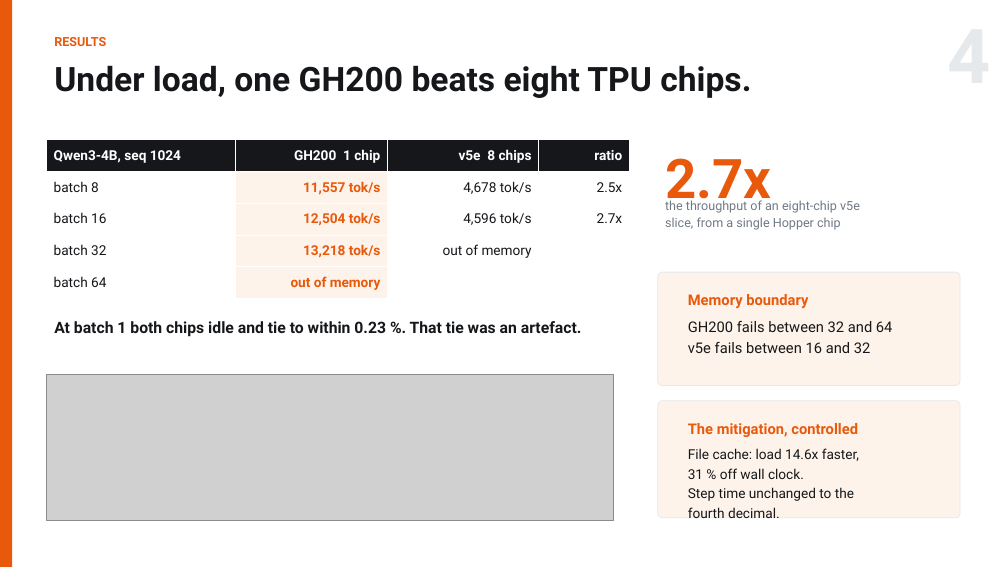
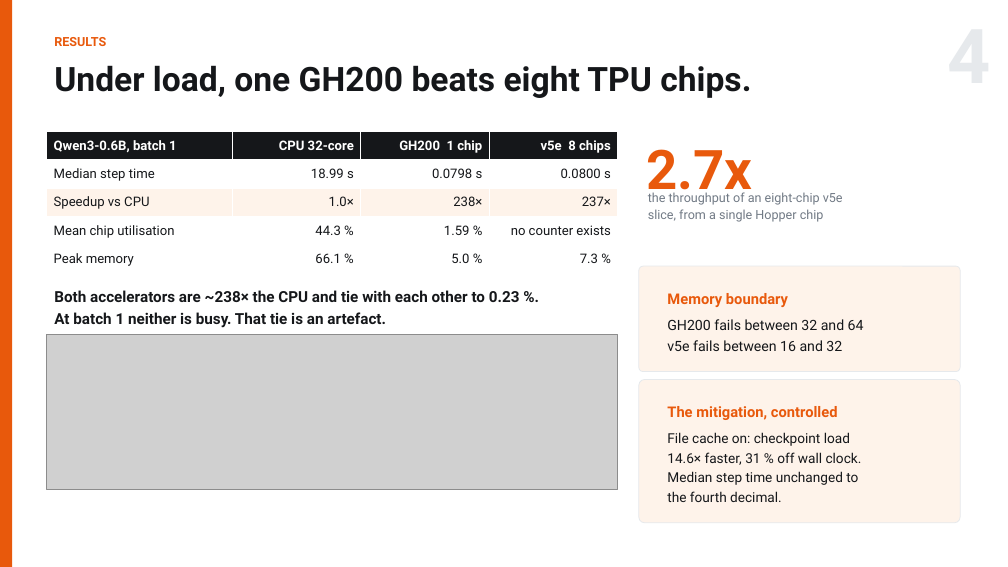
Before and after one commit to RN0L/qwen3-icd10-scaling, a slide deck: slide 4 of slides/ME344_Final_Arnold_Hambuch.pptx. Drawn at 1008x567 pixels with LibreOffice and Linux fonts; fonts in the diff are those of the drawing; grey boxes stand for pictures. Boxes give left, top, right and bottom in pixels: in the first picture for what was removed or moved away, otherwise in the second. Text is boxed around its words. In the diff, an @@ line names an element or a change of style, - is before the commit and + after.

```diff
--- a/slides/ME344_Final_Arnold_Hambuch.pptx
+++ b/slides/ME344_Final_Arnold_Hambuch.pptx
@@ table at box(47, 132, 618, 274) @@
-row 1: Qwen3-4B, seq 1024 | GH200 1 chip | v5e 8 chips | ratio
+row 1: Qwen3-0.6B, batch 1 | CPU 32-core | GH200 1 chip | v5e 8 chips
-row 2: batch 8 | 11,557 tok/s | 4,678 tok/s | 2.5x
+row 2: Median step time | 18.99 s | 0.0798 s | 0.0800 s
-row 3: batch 16 | 12,504 tok/s | 4,596 tok/s | 2.7x
+row 3: Speedup vs CPU | 1.0× | 238× | 237×
-row 4: batch 32 | 13,218 tok/s | out of memory | 
+row 4: Mean chip utilisation | 44.3 % | 1.59 % | no counter exists
-row 5: batch 64 | out of memory |  | 
+row 5: Peak memory | 66.1 % | 5.0 % | 7.3 %
@@ fill #FEF3EA to #FFFFFF in 3 cells @@
@@ fill #FFFFFF to #FEF3EA in 3 cells @@
@@ table: place and size @@
-table at box(47, 140, 629, 299)
+table at box(47, 132, 618, 274)
@@ text "2.7x": place and size @@
-text "2.7x" at box(665, 158, 771, 211)
+text "2.7x" at box(646, 149, 752, 203)
@@ text "the throughput of an eight-chip ...": place and size @@
-text "the throughput of an eight-chip ..." at box(665, 198, 860, 230)
+text "the throughput of an eight-chip ..." at box(648, 192, 843, 222)
@@ rounded rectangle: place and size @@
-rounded rectangle at box(658, 272, 960, 386)
+rounded rectangle at box(639, 266, 960, 371)
@@ text at box(54, 290, 520, 328): text changed; size 15 to 14.5 pt @@
-At batch 1 both chips idle and tie to within 0.23 %. That tie was an artefact.
+Both accelerators are ~238× the CPU and tie with each other to 0.23 %.
+At batch 1 neither is busy. That tie is an artefact.
@@ text "Memory boundary": place and size @@
-text "Memory boundary" at box(688, 294, 808, 308)
+text "Memory boundary" at box(667, 293, 788, 307)
@@ text "GH200 fails between 32 and ...": place and size @@
-text "GH200 fails between 32 and ..." at box(688, 321, 893, 353)
+text "GH200 fails between 32 and ..." at box(667, 319, 864, 351)
@@ text "GH200 fails between 32 and ..." at box(667, 319, 864, 351): size 14 to 13.5 pt @@
@@ picture: place and size @@
-picture at box(47, 374, 614, 521)
+picture at box(47, 334, 618, 489)
@@ rounded rectangle: place and size @@
-rounded rectangle at box(658, 401, 960, 518)
+rounded rectangle at box(639, 380, 960, 523)
@@ text "The mitigation, controlled": place and size @@
-text "The mitigation, controlled" at box(688, 423, 858, 437)
+text "The mitigation, controlled" at box(667, 406, 838, 420)
@@ text at box(667, 432, 862, 502): text changed @@
-File cache: load 14.6x faster,
-31 % off wall clock.
-Step time unchanged to the
-fourth decimal.
+File cache on: checkpoint load
+14.6× faster, 31 % off wall clock.
+Median step time unchanged to
+the fourth decimal.
```
Also in this commit, not shown: 4 other slides changed, 11 other files.
